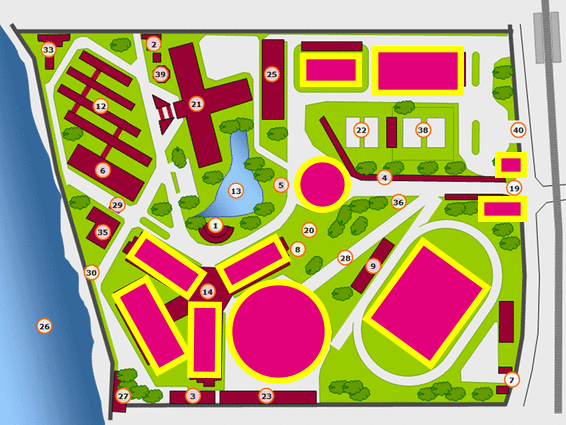
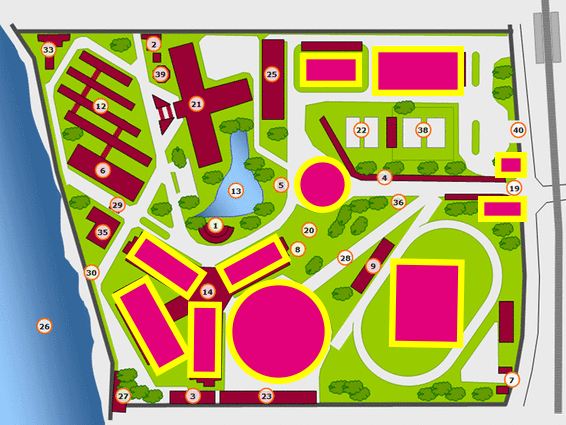
Layers edited between the first and the second 566x425 image:
painted on "pup Oval" over [362, 236, 492, 370]
